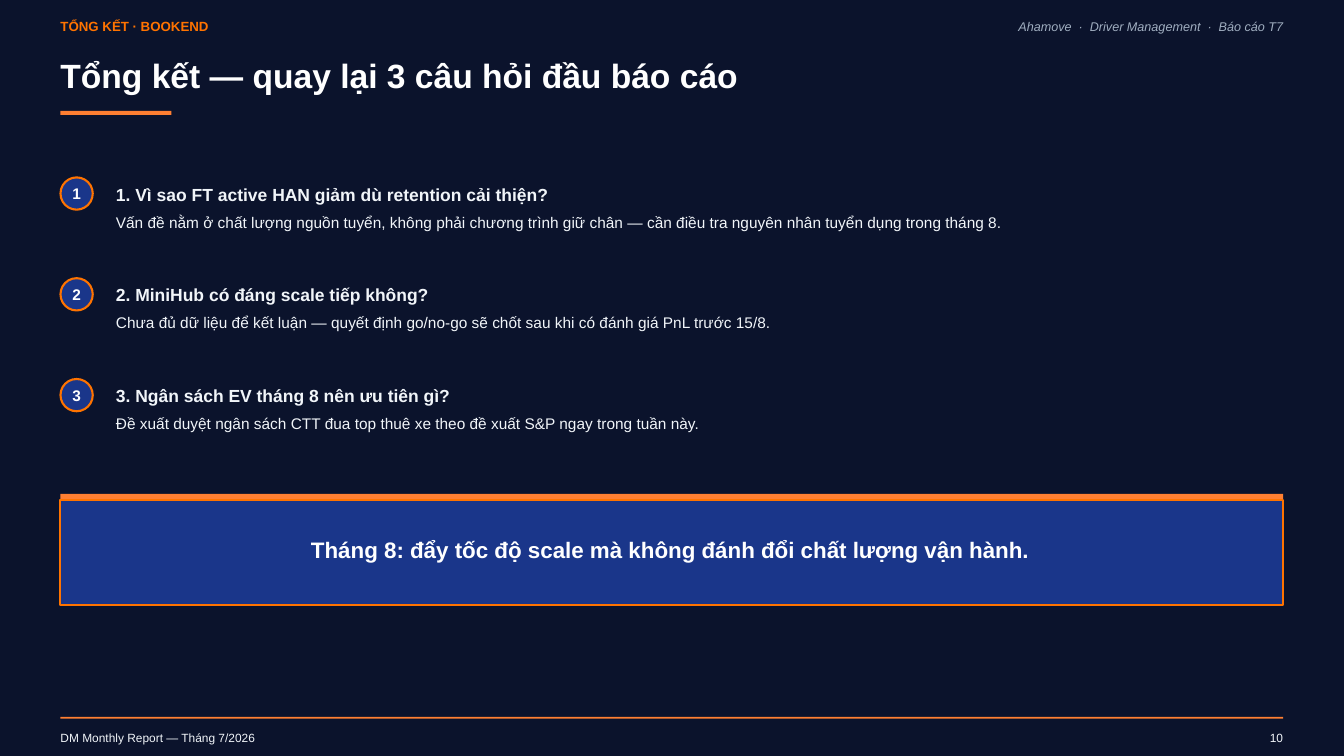
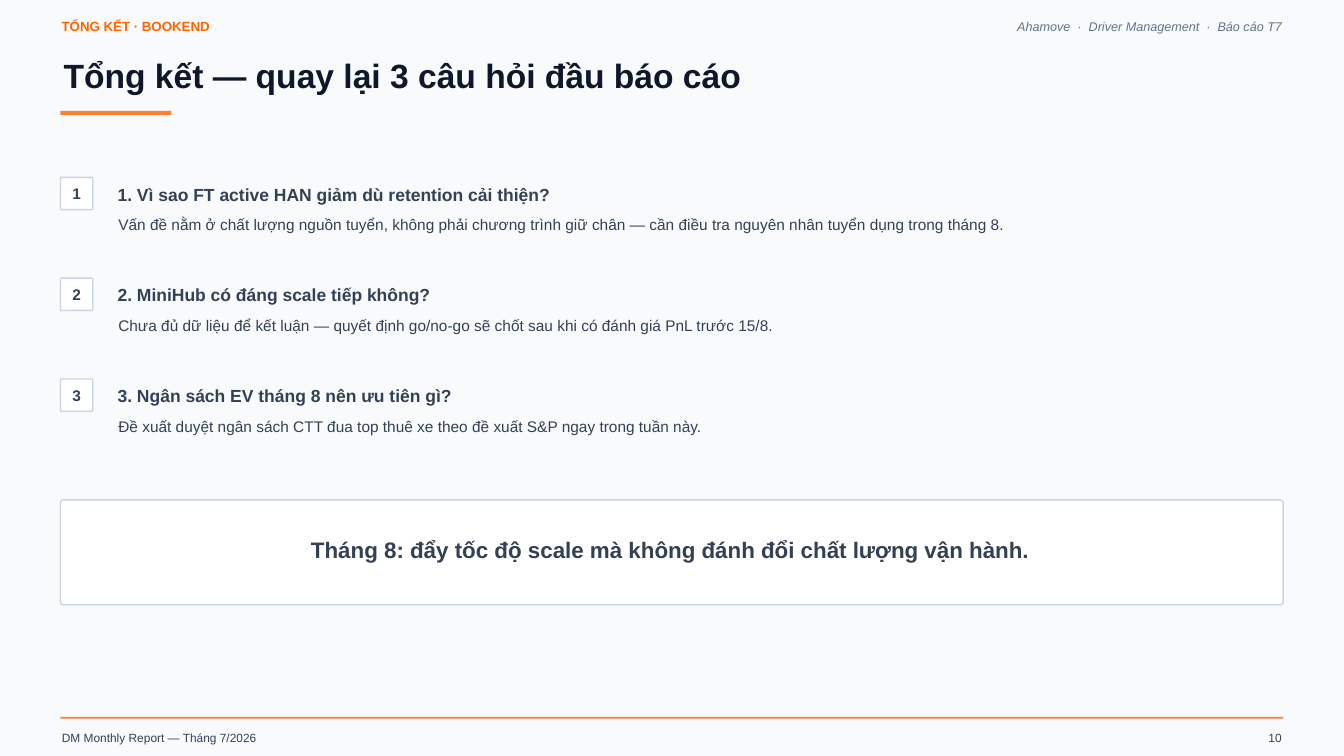
Before and after one commit to Khanhsnef/pulucowork, a slide deck: slide 11 of Data sources/BaoCao_ThangDM_T7_Core_v7_1.pptx. Drawn at 1344x756 pixels with LibreOffice and Linux fonts; fonts in the diff are those of the drawing. Boxes give left, top, right and bottom in pixels: in the first picture for what was removed or moved away, otherwise in the second. Text is boxed around its words. In the diff, an @@ line names an element or a change of style, - is before the commit and + after.

```diff
--- a/Data sources/BaoCao_ThangDM_T7_Core_v7_1.pptx
+++ b/Data sources/BaoCao_ThangDM_T7_Core_v7_1.pptx
@@ background #0B132C to #F8FAFC @@
@@ text "TỔNG KẾT · BOOKEND" at (62,20,210,31): text colour #FF7300 to #FF6600 @@
@@ text "Ahamove · Driver Management · ..." at (1017,21,1282,34): text colour #A0AEC0 to #64748B @@
@@ text "Tổng kết — quay lại ..." at (64,61,741,95): text colour #FFFFFF to #0F172A @@
@@ rounded rectangle at (60,111,171,115): rectangle to rounded rectangle @@
@@ ellipse to rounded rectangle; fill #1A368A to #FFFFFF; outline #FF7300 1.5 pt to #CBD5E1 1 pt in 3 elements at (60,177,93,210), (60,278,93,311), (60,379,93,411) @@
@@ rounded rectangle at (60,500,1284,605): rectangle to rounded rectangle; fill #1A368A to #FFFFFF; outline #FF7300 1.5 pt to #CBD5E1 1 pt @@
@@ rectangle removed at (60,494,1284,500) @@
@@ 4 rounded rectangles: place and size @@
-4 rounded rectangles at (72,188,1029,563)
+4 rounded rectangles at (60,177,1255,605)
@@ text colour #FFFFFF to #334155 in 4 elements at (60,177,93,210), (60,278,93,311), (60,379,93,411), (86,494,1255,605) @@
@@ text colour #F1F5F9 to #334155 in 8 elements at (118,188,549,205), (118,218,1004,233), (118,288,430,305), (118,318,772,334), (118,389,451,406), (118,420,701,435), (62,733,256,745), (1268,733,1281,742) @@
```
Also in this commit, not shown: 10 other slides changed, 28 other files.
